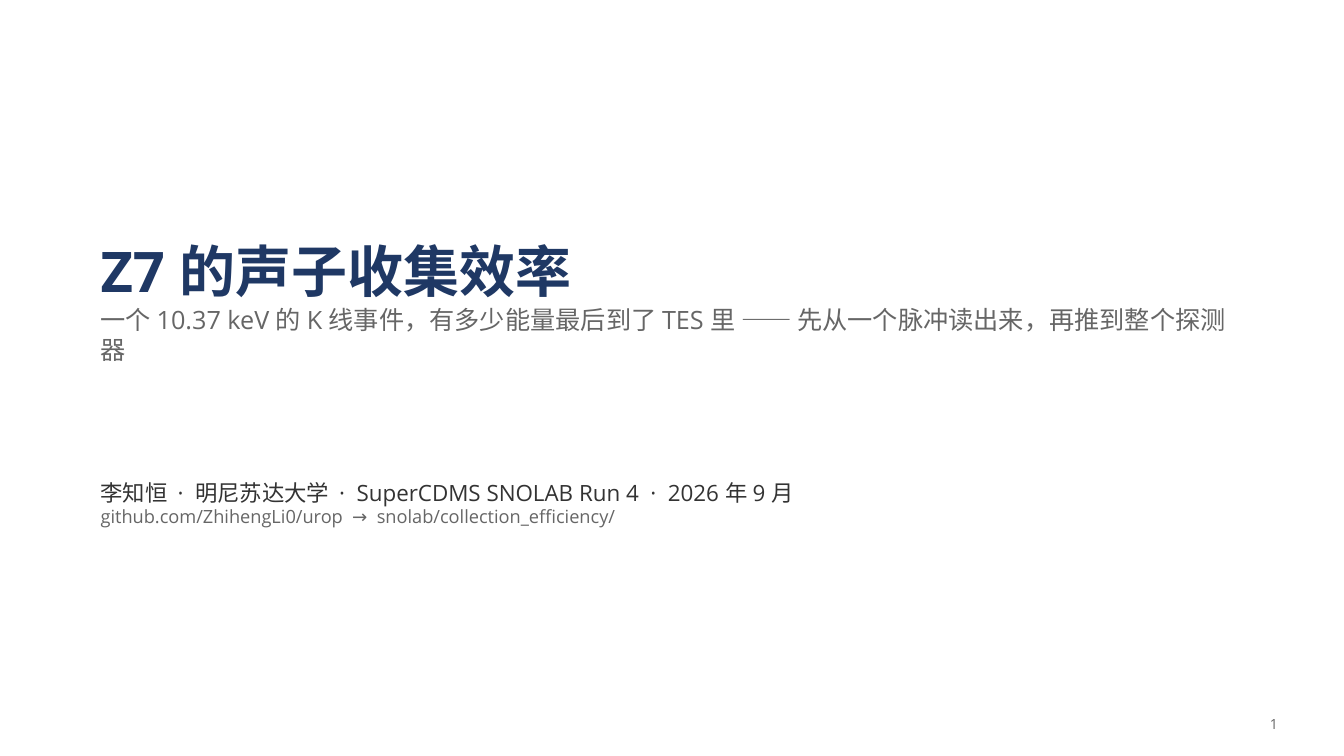
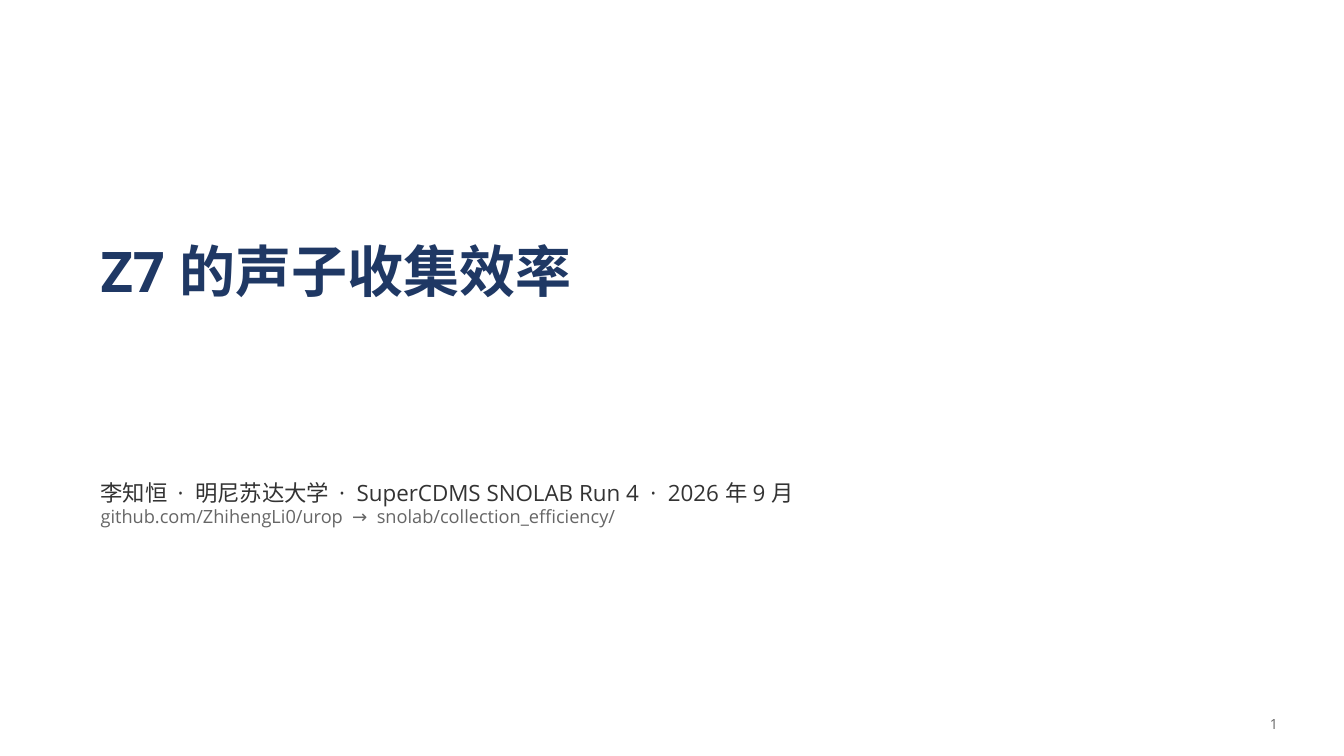
Before and after one commit to ZhihengLi0/urop, a slide deck: slide 1 of snolab/collection_efficiency/presentation/SNOLAB_R4_collection_efficiency_20260910_zh.pptx. Drawn at 1344x756 pixels with LibreOffice and Linux fonts; fonts in the diff are those of the drawing. Boxes give left, top, right and bottom in pixels: in the first picture for what was removed or moved away, otherwise in the second. Text is boxed around its words. In the diff, an @@ line names an element or a change of style, - is before the commit and + after.

```diff
--- a/snolab/collection_efficiency/presentation/SNOLAB_R4_collection_efficiency_20260910_zh.pptx
+++ b/snolab/collection_efficiency/presentation/SNOLAB_R4_collection_efficiency_20260910_zh.pptx
@@ text at (x1=101, y1=308, x2=1225, y2=361): paragraph removed @@
-一个 10.37 keV 的 K 线事件，有多少能量最后到了 TES 里 —— 先从一个脉冲读出来，再推到整个探测器
```
Also in this commit, not shown: 1 other slide changed, 5 other files.
